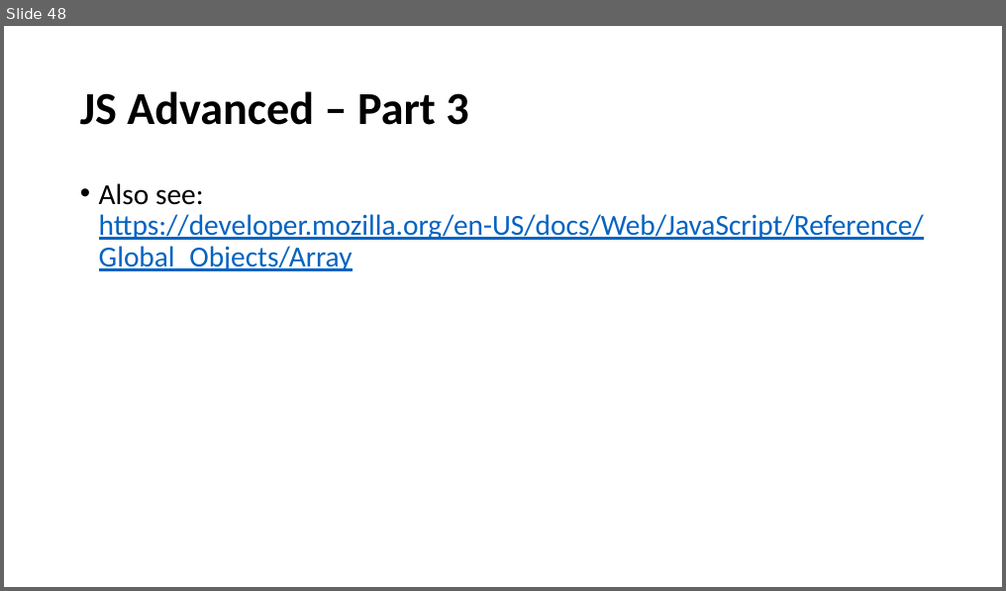
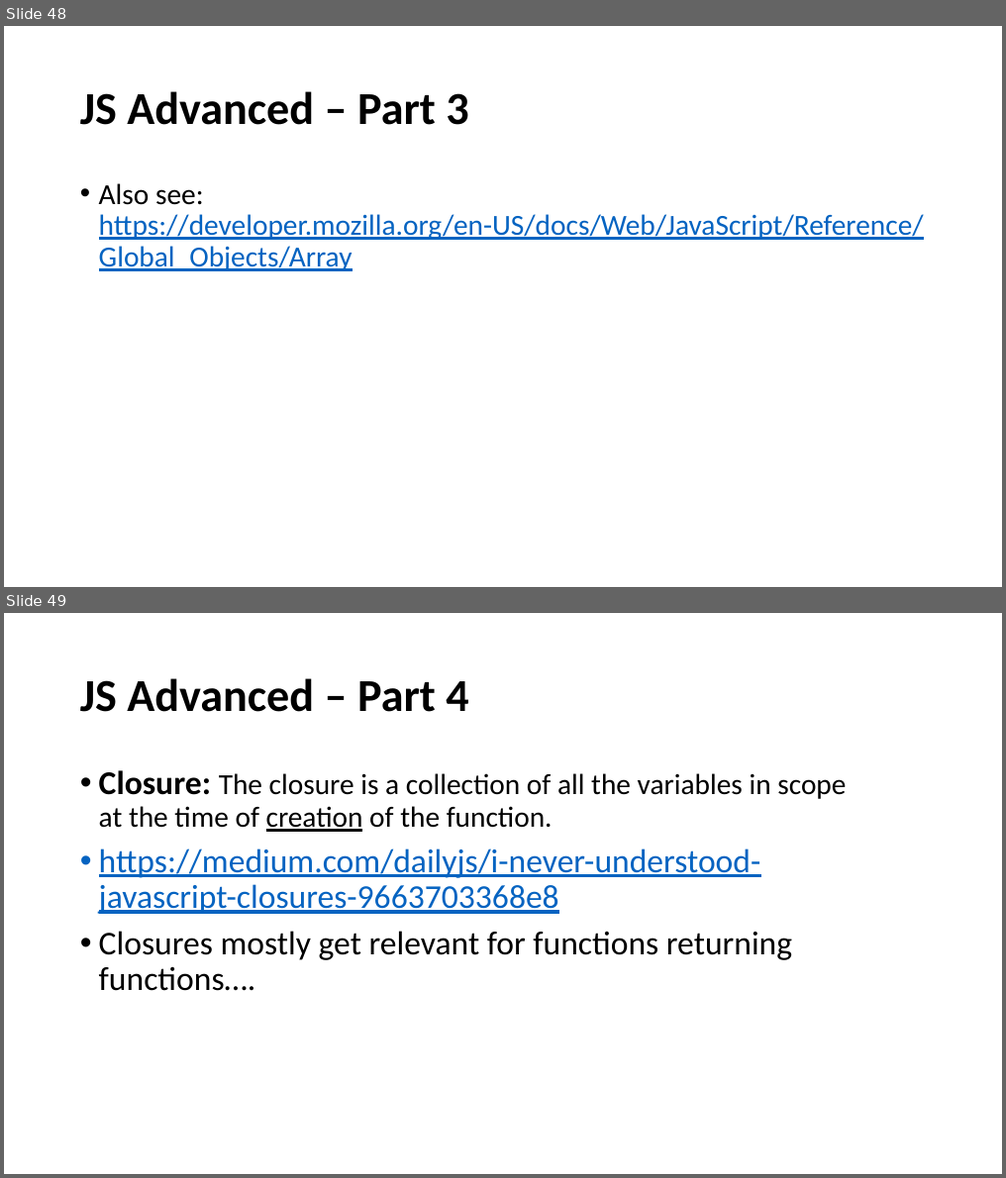
Before and after one commit to perl-easj/WebProg, a slide deck: 30_JavaScript/JavaScriptAdvanced.pptx. Shown one above the other, each under a label of ours: slide 48 before the commit, slides 48 and 49 after it. The pictures are 1006x591 and 1006x1178 pixels, drawn with LibreOffice and Linux fonts; fonts in the diff are those of the drawing. Boxes give left, top, right and bottom in pixels: in the first picture for what was removed or moved away, otherwise in the second. Text is boxed around its words. In the diff, an @@ line names an element or a change of style, - is before the commit and + after.

```diff
--- a/30_JavaScript/JavaScriptAdvanced.pptx
+++ b/30_JavaScript/JavaScriptAdvanced.pptx
@@ slide 49 added at bbox=[4, 613, 1002, 1174], background #FFFFFF @@
@@ title added at bbox=[80, 678, 468, 712], 44 pt, text #000000, bold @@
+JS Advanced – Part 4
@@ text added at bbox=[99, 770, 846, 991], 32 pt, text #000000 @@
+• Closure: The closure is a collection of all the variables in scope at the time of creation of the function.
+• https://medium.com/dailyjs/i-never-understood-javascript-closures-9663703368e8
+• Closures mostly get relevant for functions returning functions….
```
Also in this commit, not shown: 15 other slides added, 9 other files.
